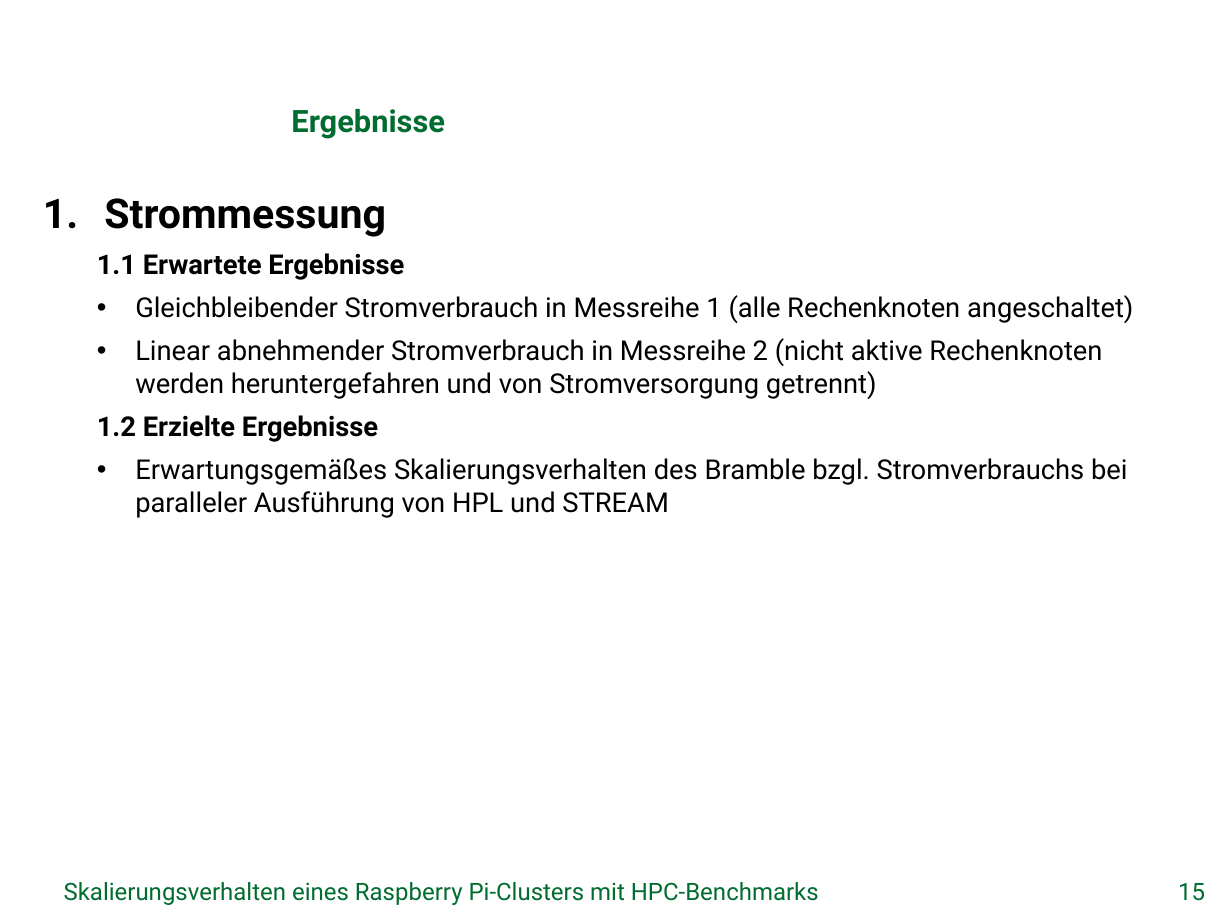
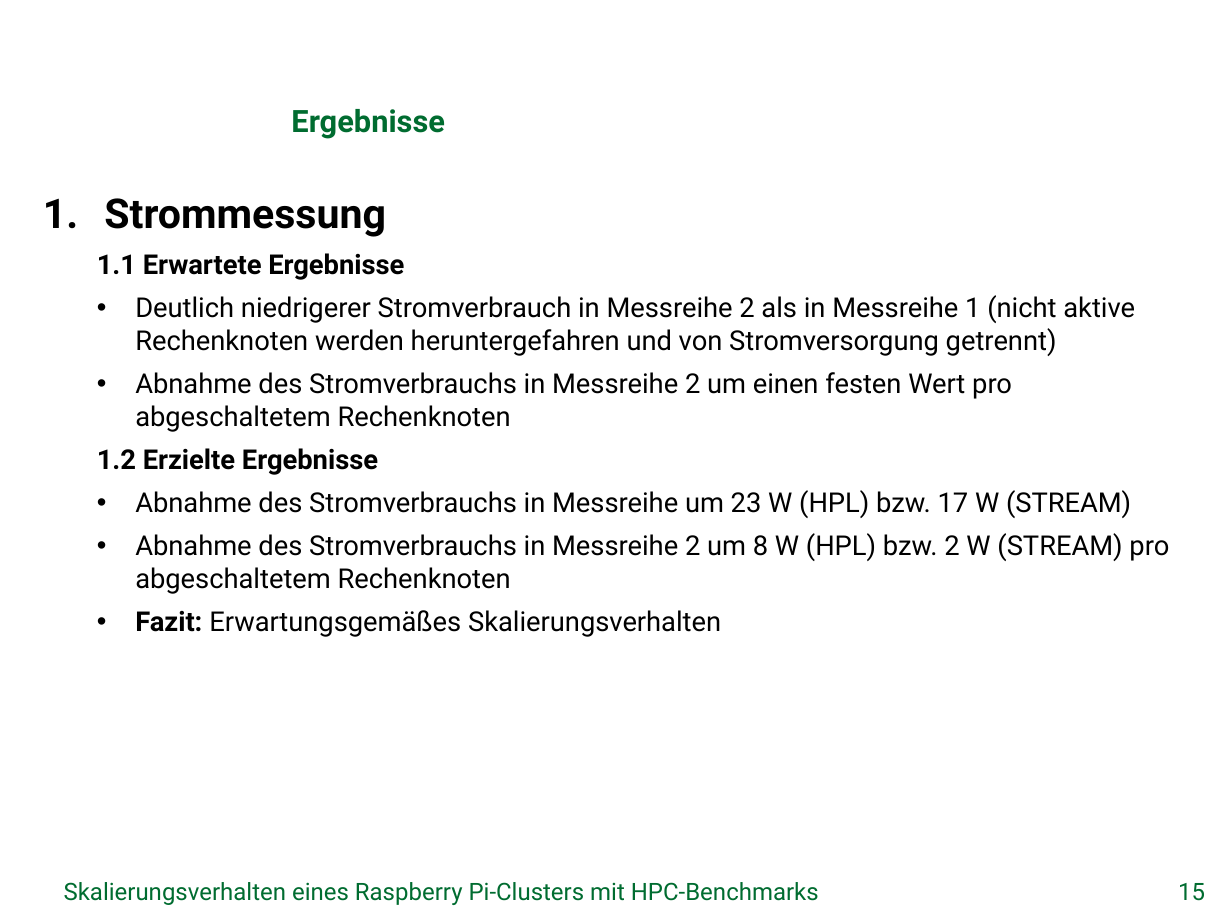
Before and after one commit to missgreenwood/bachelor-arbeit, a slide deck: slide 15 of Disputation/grei14.pptx. Drawn at 1232x924 pixels with LibreOffice and Linux fonts; fonts in the diff are those of the drawing; background and template pictures are left out. Boxes give left, top, right and bottom in pixels: in the first picture for what was removed or moved away, otherwise in the second. Text is boxed around its words. In the diff, an @@ line names an element or a change of style, - is before the commit and + after.

```diff
--- a/Disputation/grei14.pptx
+++ b/Disputation/grei14.pptx
@@ text at bbox=[135, 295, 1135, 432]: text changed @@
-  • Gleichbleibender Stromverbrauch in Messreihe 1 (alle Rechenknoten angeschaltet)
-  • Linear abnehmender Stromverbrauch in Messreihe 2 (nicht aktive Rechenknoten werden heruntergefahren und von Stromversorgung getrennt)
+  • Deutlich niedrigerer Stromverbrauch in Messreihe 2 als in Messreihe 1 (nicht aktive Rechenknoten werden heruntergefahren und von Stromversorgung getrennt)
+  • Abnahme des Stromverbrauchs in Messreihe 2 um einen festen Wert pro abgeschaltetem Rechenknoten
@@ text at bbox=[135, 490, 1169, 637]: text changed @@
-  • Erwartungsgemäßes Skalierungsverhalten des Bramble bzgl. Stromverbrauchs bei paralleler Ausführung von HPL und STREAM
+  • Abnahme des Stromverbrauchs in Messreihe um 23 W (HPL) bzw. 17 W (STREAM)
+  • Abnahme des Stromverbrauchs in Messreihe 2 um 8 W (HPL) bzw. 2 W (STREAM) pro abgeschaltetem Rechenknoten
+  • Fazit: Erwartungsgemäßes Skalierungsverhalten
```
Also in this commit, not shown: 5 other slides changed, 1 other file.
